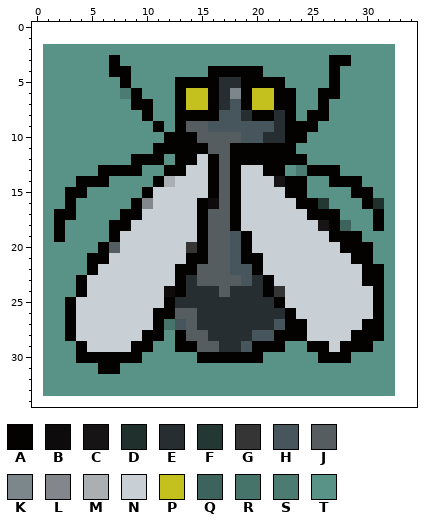
Pixel-art sprite: Imagenes/moscaopenup.png. Above is the file before it was changed.
The file is 32x32 pixels. Colours within 5 levels of each other are drawn and written as one. The old version is drawn lined up with the new one, on the new canvas.
Palette (. is transparent): A #040101  B #0d0b0b  C #161414  D #20312d  E #272e31  F #243833  G #353536  H #47565c  J #555d60  K #7c878b  L #83878b  M #a9afb3  N #c8d0d5  P #c4c01d  Q #3d645c  R #47746a  S #4b7b71  T #599387
Pixels before, first column x 1:
 2 TTTTTTTTTTTTTTTTTTTTTTTTTTTTTTTT
 3 TTTTTTATTTTTTTTTTTTTTTTTTTAATTTT
 4 TTTTTTAATTTTTTTAAAAATTTTTTATTTTT
 5 TTTTTTTATTTTAAAAEEAAAATTTTATTTTT
 6 TTTTTTTSATTTAPPAEKAPPAATTAATTTTT
 7 TTTTTTTTAATTAPPAEHAPPAATTATTTTTT
 8 TTTTTTTTTATTAAAAHHEAAEATAATTTTTT
 9 TTTTTTTTTTATAJJHHHHHHEAAATTTTTTT
10 TTTTTTTTTTTAAAJJJJHHEEAATTTTTTTT
11 TTTTTTTTTTAAAAAJJAAAAAATTTTTTTTT
12 TTTTTTTTAAATAANAJAAAAAAATTTTTTTT
13 TTTTTAAAATTAANNAJANNAATSAAATTTTT
14 TTTAAATTTTAMNNNAJANNNCAATTAAATTT
15 TTAATTTTTANNNNNAJANNNNAATTTTAATT
16 TTATTTTTALNNNNABJANNNNNAAFTTTADT
17 TAATTTTAANNNNNAJJANNNNNNAAATTTAT
18 TATTTTAANNNNNNAJJANNNNNNNCAQTTAT
19 TATTTTANNNNNNNAJJHANNNNNNNAAATTT
20 TTTTTAJNNNNNNGAJJHANNNNNNNNAAATT
21 TTTTAANNNNNNNAAJJHAANNNNNNNNAATT
22 TTTTANNNNNNNAAJJJHHANNNNNNNNNAAT
23 TTTANNNNNNNNAEJJJJHEANNNNNNNNAAT
24 TTTANNNNNNNBAEEEJEEEAGNNNNNNNNAT
25 TTANNNNNNNNAEEEEEEEEEANNNNNNNNAT
26 TTANNNNNNNAAJJEEEEEEEEANNNNNNNAT
27 TTANNNNNNNARHJEEEEEEEHAANNNNNAAT
28 TTANNNNNNAATAJJEEEEHHAAANNNNAAAT
29 TTTANNNNAATTAAJJEEHAAATTAANAAATT
30 TTTAAAAAATTTTTAAAAAATTTTTAAATTTT
31 TTTTTAATTTTTTTTTTTTTTTTTTTTTTTTT
32 TTTTTTTTTTTTTTTTTTTTTTTTTTTTTTTT
33 TTTTTTTTTTTTTTTTTTTTTTTTTTTTTTTT
Once edited:
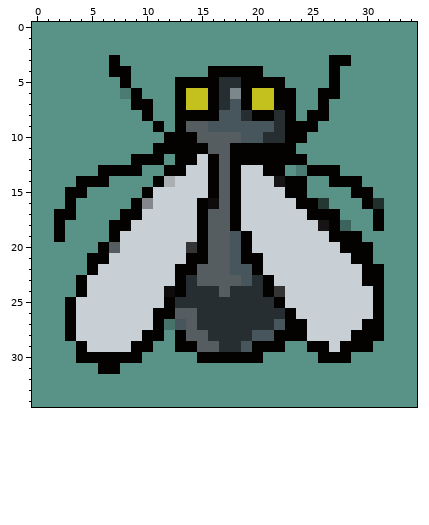
What changed:
canvas 32x32 -> 35x35, the old top-left corner now at 1,2
Changed rows in their new state; - is an unchanged pixel.
first column x 0:
 0 TTTTTTTTTTTTTTTTTTTTTTTTTTTTTTTTTTT
 1 TTTTTTTTTTTTTTTTTTTTTTTTTTTTTTTTTTT
 2 T--------------------------------TT
 3 T--------------------------------TT
 4 T--------------------------------TT
 5 T--------------------------------TT
 6 T--------------------------------TT
 7 T--------------------------------TT
 8 T--------------------------------TT
 9 T--------------------------------TT
10 T--------------------------------TT
11 T--------------------------------TT
12 T--------------------------------TT
13 T--------------------------------TT
14 T--------------------------------TT
15 T--------------------------------TT
16 T--------------------------------TT
17 T--------------------------------TT
18 T--------------------------------TT
19 T--------------------------------TT
20 T--------------------------------TT
21 T--------------------------------TT
22 T--------------------------------TT
23 T--------------------------------TT
24 T--------------------------------TT
25 T--------------------------------TT
26 T--------------------------------TT
27 T--------------------------------TT
28 T--------------------------------TT
29 T--------------------------------TT
30 T--------------------------------TT
31 T--------------------------------TT
32 T--------------------------------TT
33 T--------------------------------TT
34 TTTTTTTTTTTTTTTTTTTTTTTTTTTTTTTTTTT
Pixel boxes of the changes (left, top, right, bottom) in both pictures:
added: (32, 22, 417, 407)
